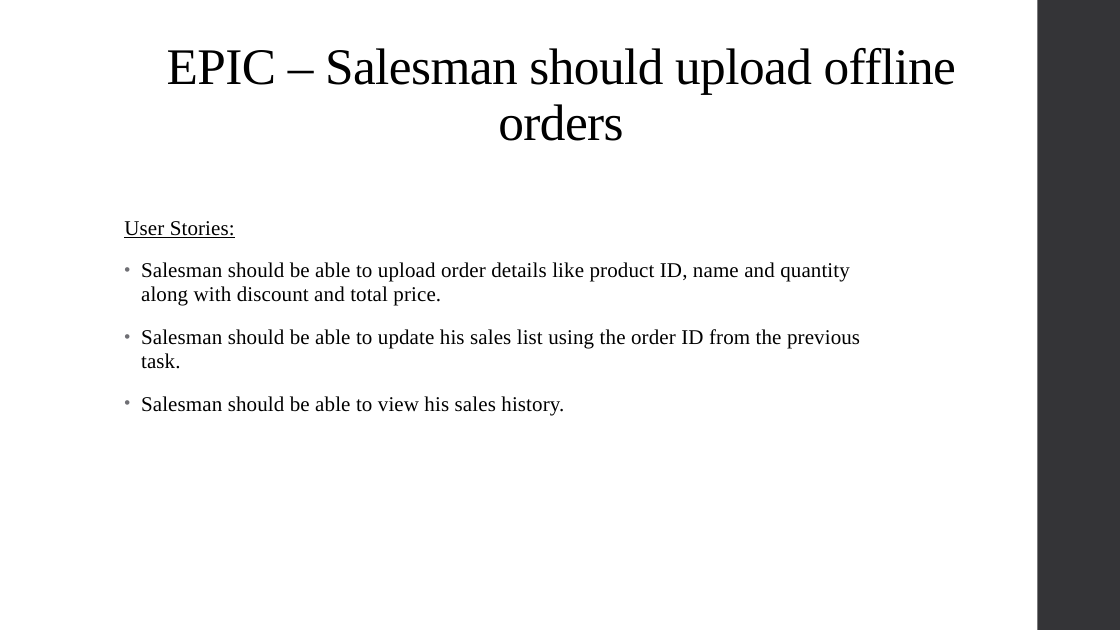
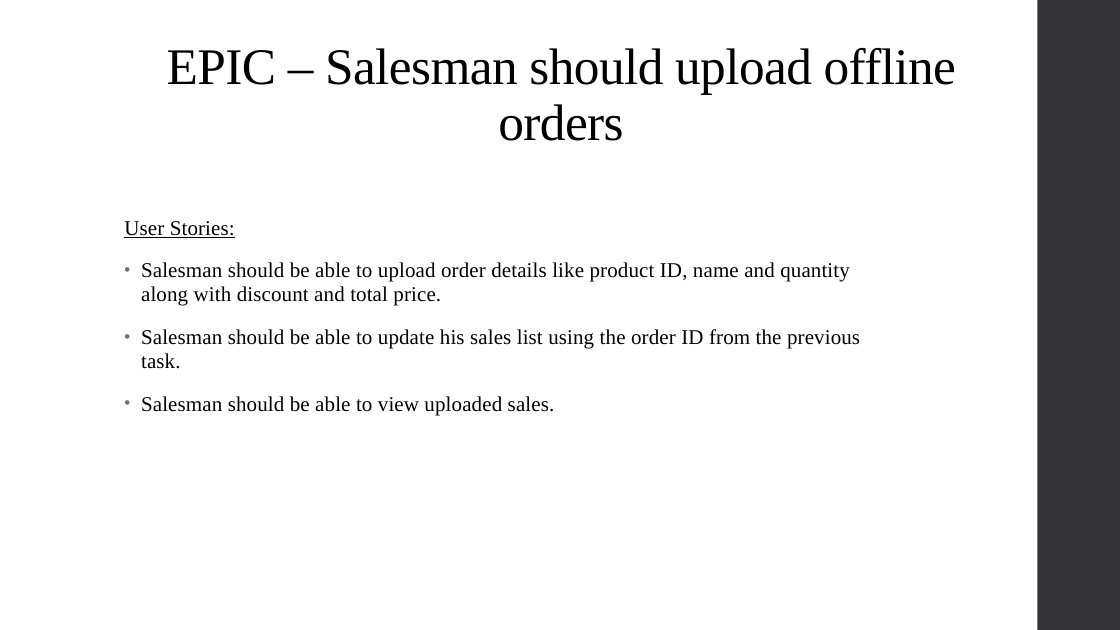
Before and after one commit to gitbestsou/Great-Outdoors, a slide deck: slide 9 of GreatOutdoors-Madhuri.pptx (slide 8 before the commit). Drawn at 1120x630 pixels with LibreOffice and Linux fonts; fonts in the diff are those of the drawing. Boxes give left, top, right and bottom in pixels: in the first picture for what was removed or moved away, otherwise in the second. Text is boxed around its words. In the diff, an @@ line names an element or a change of style, - is before the commit and + after.

```diff
--- a/GreatOutdoors-Madhuri.pptx
+++ b/GreatOutdoors-Madhuri.pptx
@@ text at bbox=[141, 396, 555, 415]: text changed @@
-• Salesman should be able to view his sales history.
+• Salesman should be able to view uploaded sales.
```
Also in this commit, not shown: 3 other slides changed, 1 slide added.
